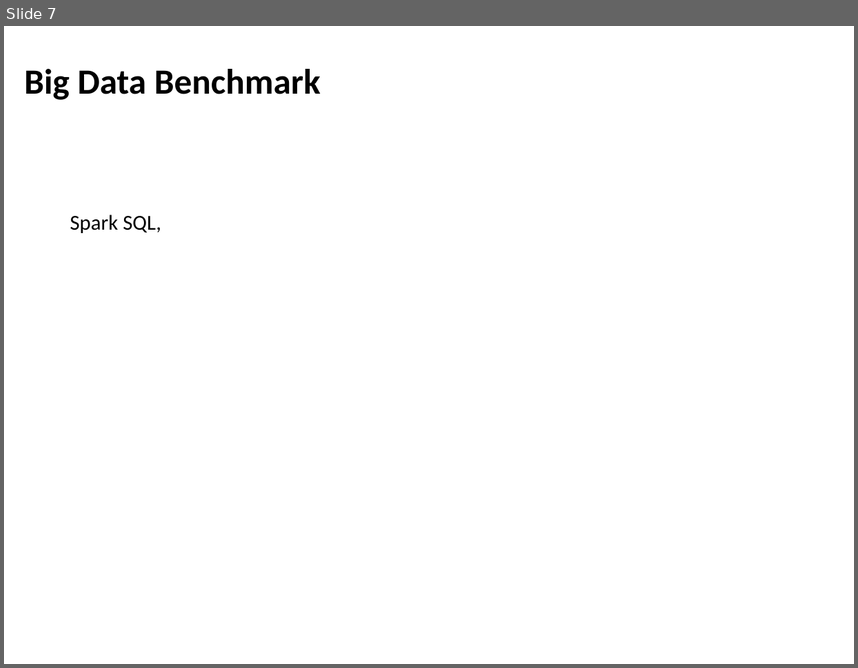
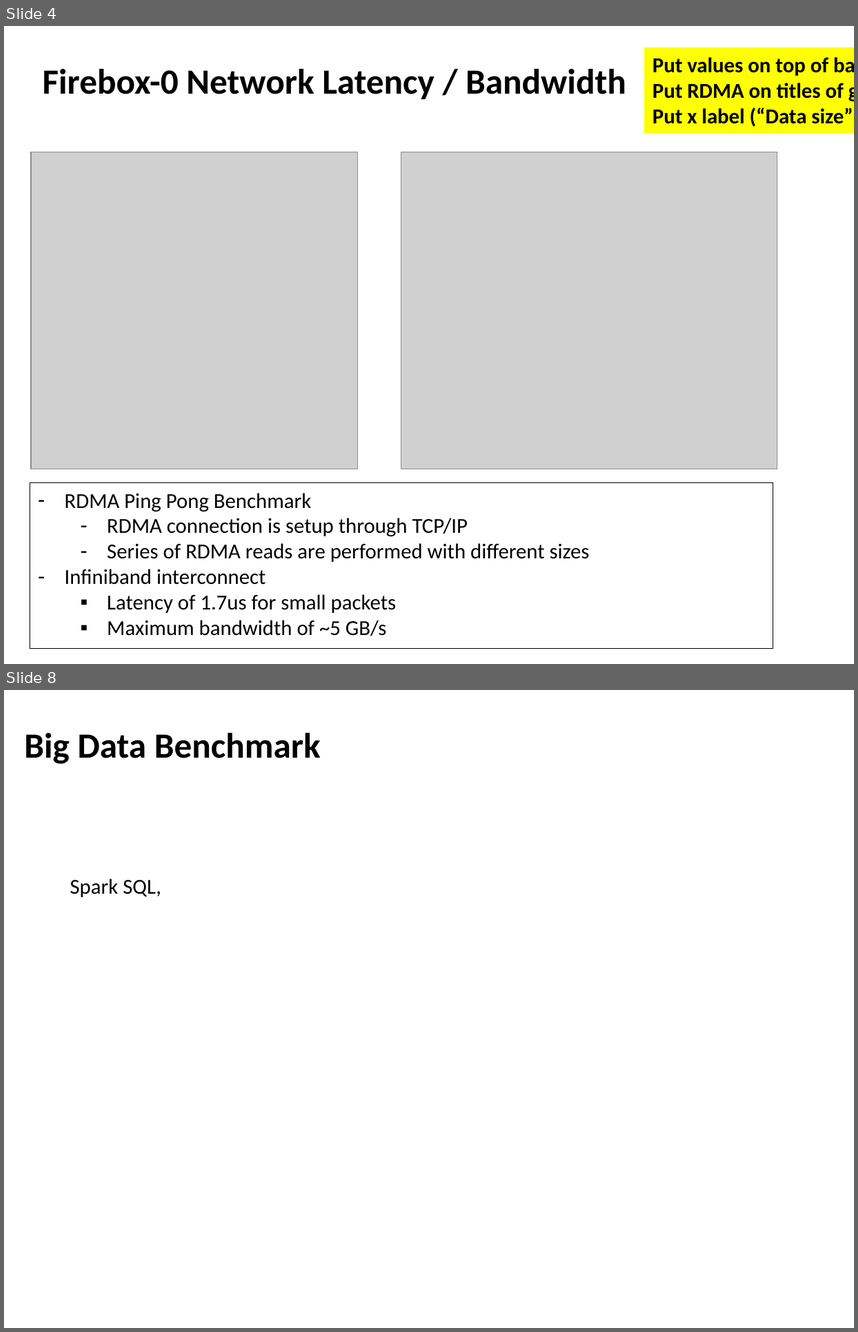
Before and after one commit to jcarreira/aspire-retreat, a slide deck: FireboxBenchmarks-retreat.pptx. Shown one above the other, each under a label of ours: slide 7 before the commit, slides 4 and 8 after it; the slides between them are not shown. The pictures are 858x668 and 858x1332 pixels, drawn with LibreOffice and Linux fonts; fonts in the diff are those of the drawing; grey boxes stand for pictures. Boxes give left, top, right and bottom in pixels: in the first picture for what was removed or moved away, otherwise in the second. Text is boxed around its words. In the diff, an @@ line names an element or a change of style, - is before the commit and + after.

```diff
--- a/FireboxBenchmarks-retreat.pptx
+++ b/FireboxBenchmarks-retreat.pptx
@@ slide 4 added at <box>4,26,854,664</box>, background #FFFFFF @@
@@ rectangle added at <box>644,47,854,133</box>, fill #FFFF00, 18 pt, text #000000, bold @@
+Put values on top of bars
+Put RDMA on titles of graphs
+Put x label (“Data size”)
@@ text added at <box>43,69,626,99</box>, 30 pt, text #000000, bold @@
+Firebox-0 Network Latency / Bandwidth
@@ picture added at <box>31,152,358,468</box> @@
@@ picture added at <box>401,152,777,468</box> @@
@@ rectangle added at <box>30,483,773,648</box>, outline #000000 0.75 pt, 18 pt, text #000000 @@
+– RDMA Ping Pong Benchmark
+  – RDMA connection is setup through TCP/IP
+  – Series of RDMA reads are performed with different sizes
+– Infiniband interconnect
+  ▪ Latency of 1.7us for small packets
+  ▪ Maximum bandwidth of ~5 GB/s
@@ what was slide 7 is now slide 8 @@
```
Also in this commit, not shown: 4 slides changed, 6 other slides added, 3 slides removed, 11 other files.
